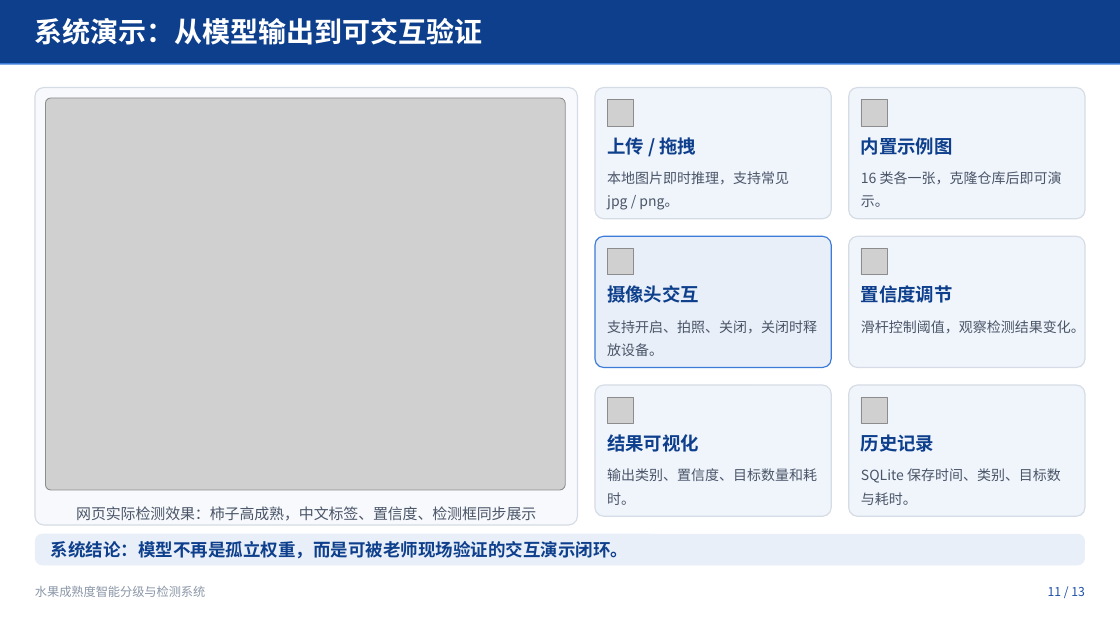
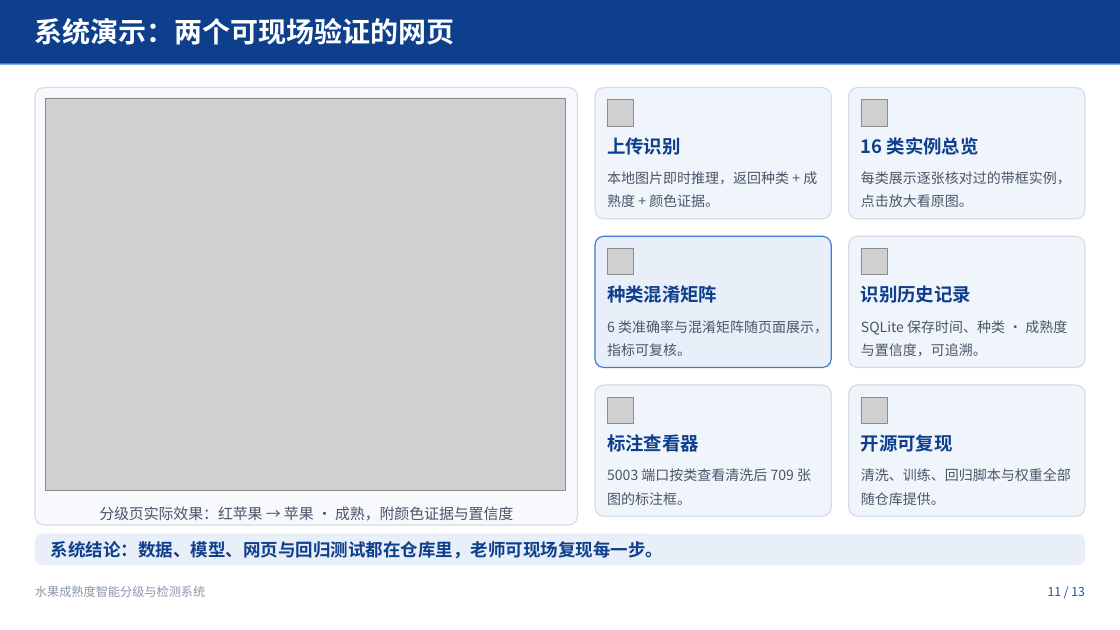
Before and after one commit to wpf1022/fruit-ripeness-detection, a slide deck: slide 11 of 答辩PPT/水果成熟度检测答辩_v2.pptx. Drawn at 1120x630 pixels with LibreOffice and Linux fonts; fonts in the diff are those of the drawing; grey boxes stand for pictures. Boxes give left, top, right and bottom in pixels: in the first picture for what was removed or moved away, otherwise in the second. Text is boxed around its words. In the diff, an @@ line names an element or a change of style, - is before the commit and + after.

```diff
--- a/答辩PPT/水果成熟度检测答辩_v2.pptx
+++ b/答辩PPT/水果成熟度检测答辩_v2.pptx
@@ text at [35, 18, 455, 45]: text changed @@
-系统演示：从模型输出到可交互验证
+系统演示：两个可现场验证的网页
@@ text at [607, 137, 680, 155]: text changed @@
-上传 / 拖拽
+上传识别
@@ text at [861, 137, 979, 155]: text changed @@
-内置示例图
+16 类实例总览
@@ text at [607, 171, 817, 207]: text changed @@
-本地图片即时推理，支持常见 jpg / png。
+本地图片即时推理，返回种类 + 成熟度 + 颜色证据。
@@ text at [861, 171, 1071, 207]: text changed @@
-16 类各一张，克隆仓库后即可演示。
+每类展示逐张核对过的带框实例，点击放大看原图。
@@ text at [607, 285, 717, 303]: text changed @@
-摄像头交互
+种类混淆矩阵
@@ text at [861, 285, 971, 303]: text changed @@
-历史记录
+识别历史记录
@@ text removed at [861, 285, 953, 303] @@
-置信度调节
@@ text at [607, 320, 828, 356]: text changed @@
-支持开启、拍照、关闭，关闭时释放设备。
+6 类准确率与混淆矩阵随页面展示，指标可复核。
@@ text at [861, 320, 1067, 356]: text changed @@
-滑杆控制阈值，观察检测结果变化。
+SQLite 保存时间、种类 · 成熟度与置信度，可追溯。
@@ text at [607, 434, 699, 452]: text changed @@
-结果可视化
+标注查看器
@@ text added at [861, 434, 953, 452], 15.8 pt, text #0E3F8C, bold @@
+开源可复现
@@ text at [607, 468, 811, 505]: text changed @@
-输出类别、置信度、目标数量和耗时。
+5003 端口按类查看清洗后 709 张图的标注框。
@@ text at [861, 468, 1071, 505]: text changed @@
-SQLite 保存时间、类别、目标数与耗时。
+清洗、训练、回归脚本与权重全部随仓库提供。
@@ text at [99, 506, 513, 521]: text changed @@
-网页实际检测效果：柿子高成熟，中文标签、置信度、检测框同步展示
+分级页实际效果：红苹果 → 苹果 · 成熟，附颜色证据与置信度
@@ text at [51, 541, 663, 559]: text changed @@
-系统结论：模型不再是孤立权重，而是可被老师现场验证的交互演示闭环。
+系统结论：数据、模型、网页与回归测试都在仓库里，老师可现场复现每一步。
```
Also in this commit, not shown: 12 other slides changed, 2 other files.
